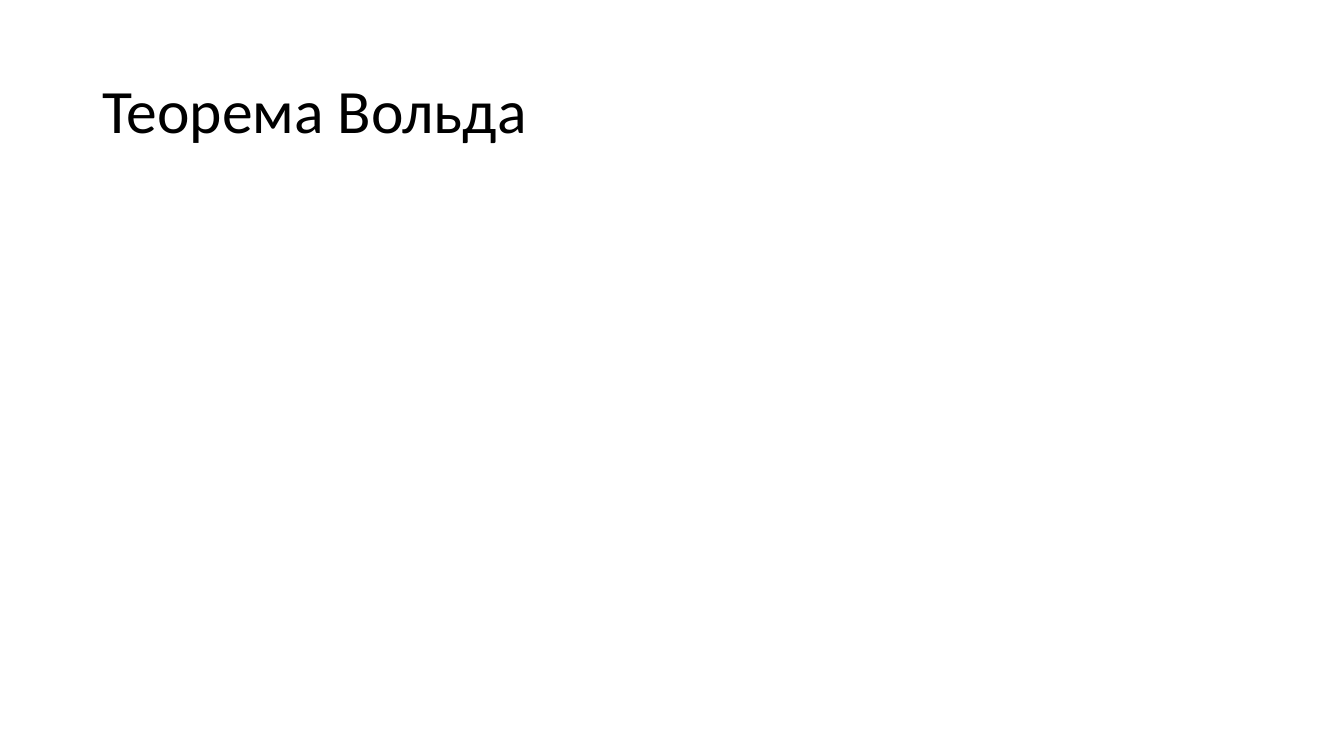
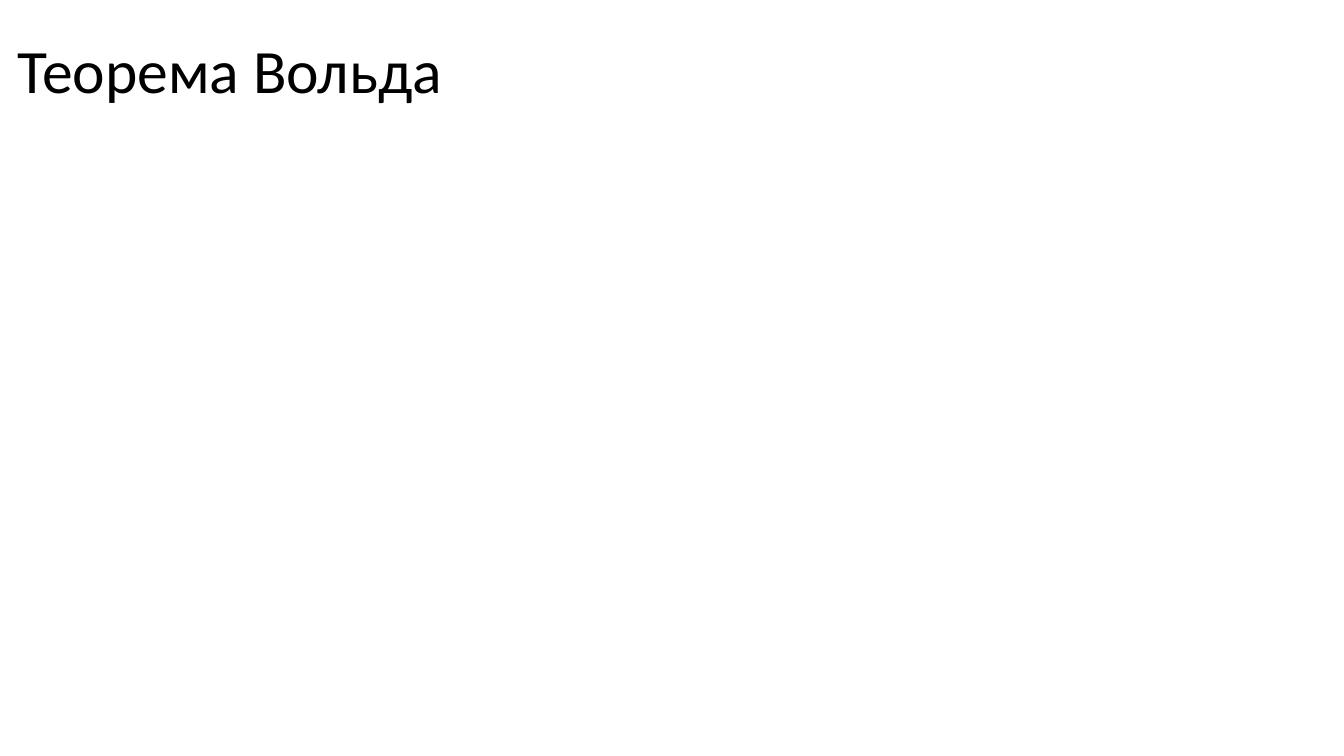
Before and after one commit to MVRonkin/TimeSeriesCourse, a slide deck: slide 3 of 2025/LEC/04-1 ARIMA.pptx. Drawn at 1344x756 pixels with LibreOffice and Linux fonts; fonts in the diff are those of the drawing; grey boxes stand for pictures. Boxes give left, top, right and bottom in pixels: in the first picture for what was removed or moved away, otherwise in the second. Text is boxed around its words. In the diff, an @@ line names an element or a change of style, - is before the commit and + after.

```diff
--- a/2025/LEC/04-1 ARIMA.pptx
+++ b/2025/LEC/04-1 ARIMA.pptx
@@ title "Теорема Вольда": place and size @@
-title "Теорема Вольда" at <box>102,93,527,143</box>
+title "Теорема Вольда" at <box>18,53,442,103</box>
```
Also in this commit, not shown: 6 other slides changed, 1 slide removed, 3 other files.
